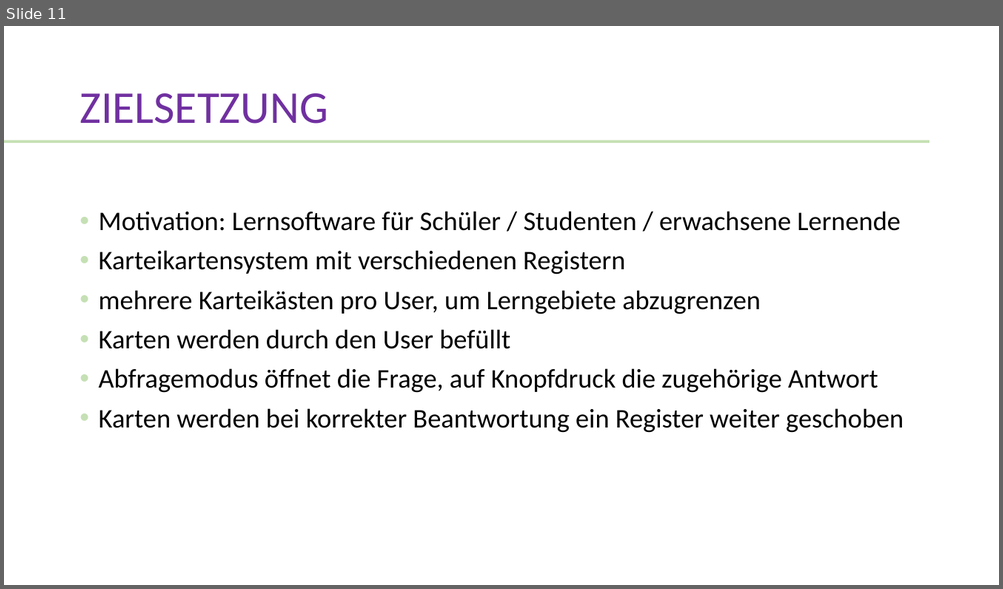
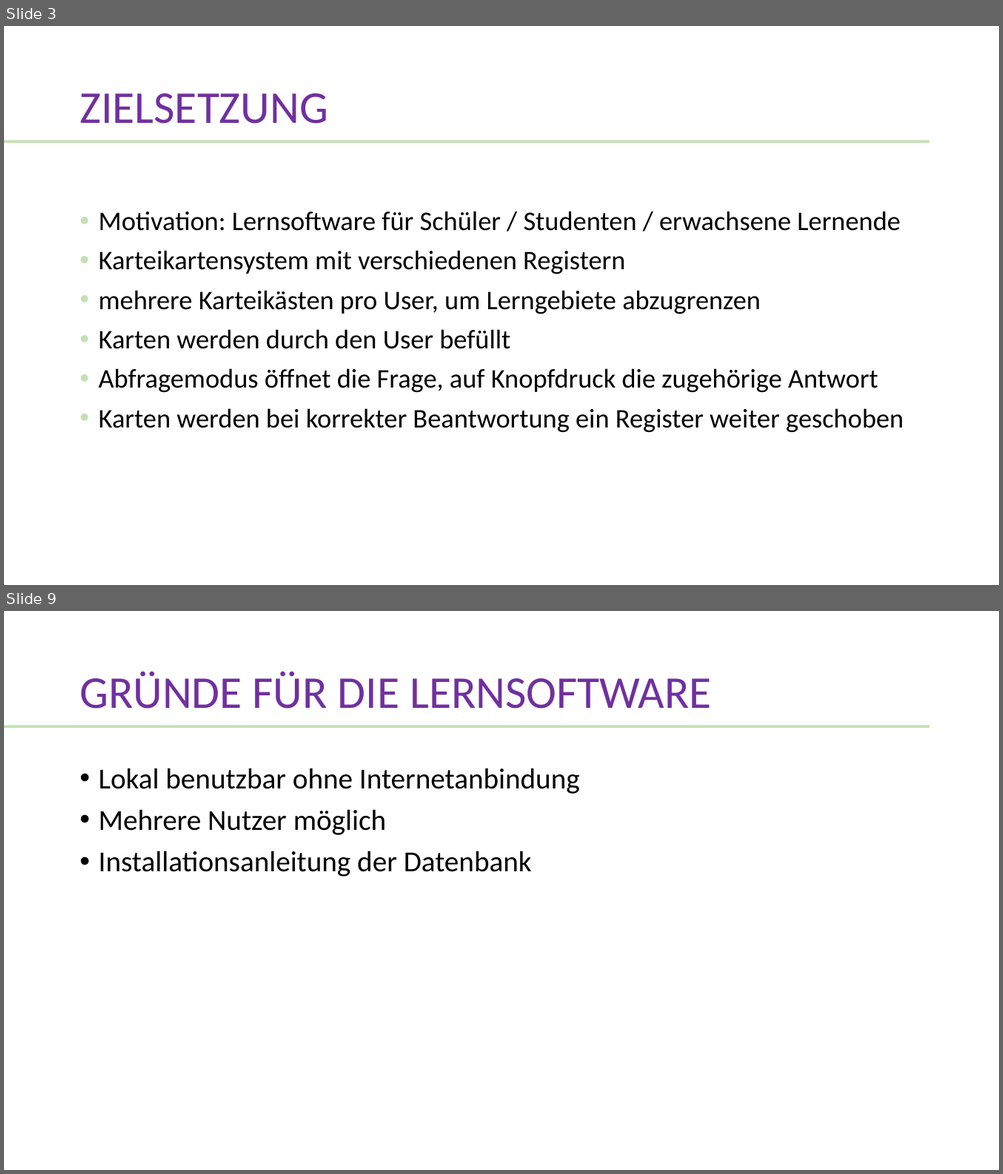
Before and after one commit to WI18C/Lernsoftware, a slide deck: Abschlusspräsentation.pptx. Shown one above the other, each under a label of ours: slide 11 before the commit, slides 3 and 9 after it; the slides between them are not shown. The pictures are 1003x589 and 1003x1174 pixels, drawn with LibreOffice and Linux fonts; fonts in the diff are those of the drawing. Boxes give left, top, right and bottom in pixels: in the first picture for what was removed or moved away, otherwise in the second. Text is boxed around its words. In the diff, an @@ line names an element or a change of style, - is before the commit and + after.

```diff
--- a/Abschlusspräsentation.pptx
+++ b/Abschlusspräsentation.pptx
@@ slide 9 added at (x1=4, y1=611, x2=999, y2=1170), background #FFFFFF; not listed: 1 template element that a slide beside it also shows @@
@@ title added at (x1=79, y1=671, x2=711, y2=709), 44 pt, text #7030A0 @@
+GRÜNDE FÜR DIE LERNSOFTWARE
@@ text added at (x1=99, y1=768, x2=580, y2=877), 28 pt, text #000000 @@
+• Lokal benutzbar ohne Internetanbindung
+• Mehrere Nutzer möglich
+• Installationsanleitung der Datenbank
@@ what was slide 11 is now slide 3 @@
```
Also in this commit, not shown: 3 slides changed, 2 other slides added, 6 slides removed.
